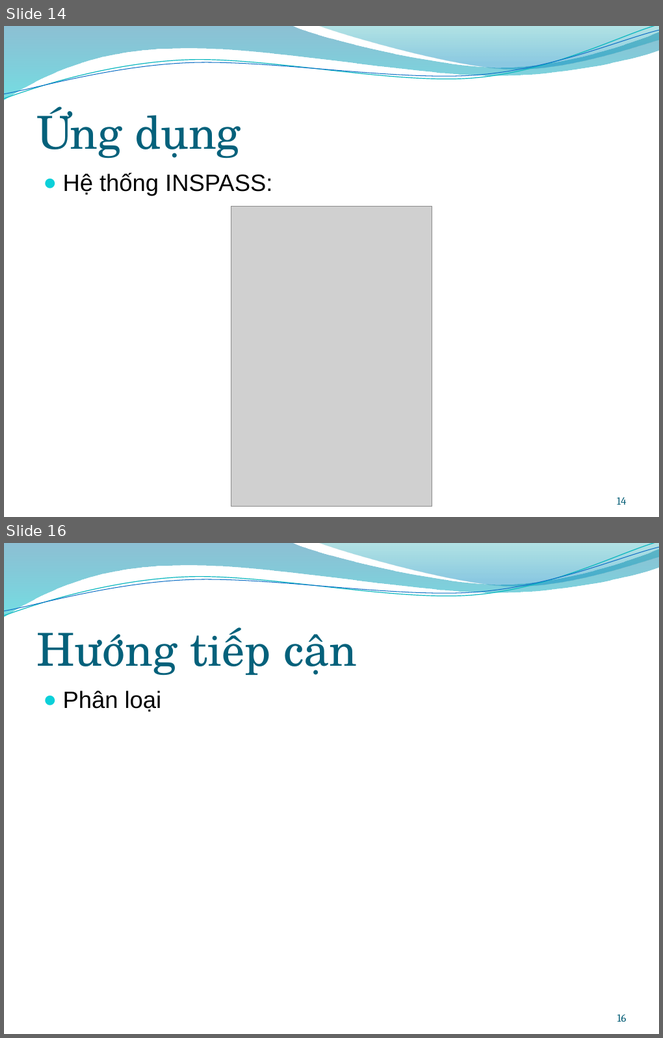
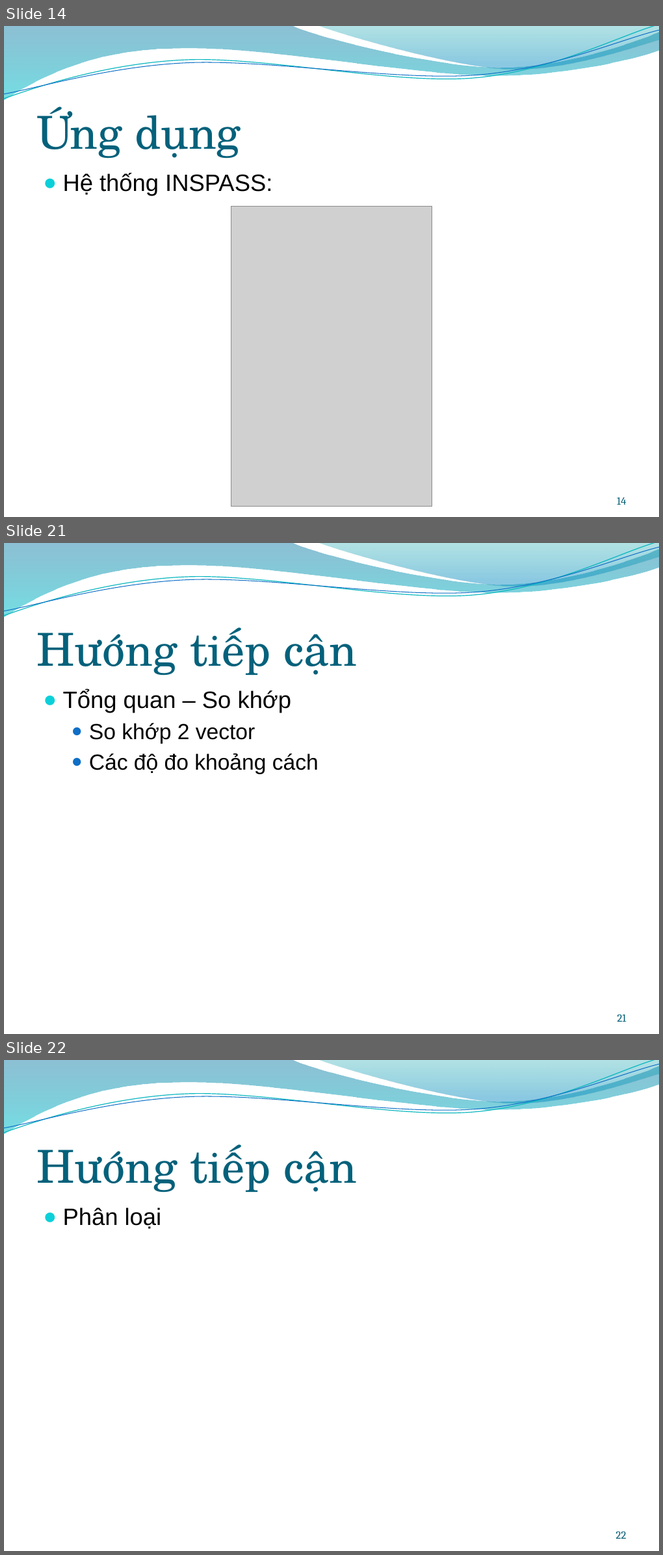
Before and after one commit to trianindiaputra/handgeometry, a slide deck: Documentation/presentation.pptx. Shown one above the other, each under a label of ours: slides 14 and 16 before the commit, slides 14, 21 and 22 after it; the slides between them are not shown. The pictures are 663x1038 and 663x1555 pixels, drawn with LibreOffice and Linux fonts; fonts in the diff are those of the drawing; grey boxes stand for pictures; background and template pictures are left out. Boxes give left, top, right and bottom in pixels: in the first picture for what was removed or moved away, otherwise in the second. Text is boxed around its words. In the diff, an @@ line names an element or a change of style, - is before the commit and + after.

```diff
--- a/Documentation/presentation.pptx
+++ b/Documentation/presentation.pptx
@@ slide 21 added at box(4, 543, 659, 1034), background picture (left out); not listed: 4 template elements that a slide beside it also shows @@
@@ title added at box(36, 627, 357, 676), 50 pt, text #04617B @@
+Hướng tiếp cận
@@ text added at box(63, 690, 319, 774), 24 pt, text #000000 @@
+● Tổng quan – So khớp
+  ● So khớp 2 vector
+  ● Các độ đo khoảng cách
@@ page number added at box(618, 1014, 627, 1022), 12 pt, text #045D75 @@
+21
@@ what was slide 16 is now slide 22 @@
@@ page number at box(616, 1531, 627, 1539): text changed @@
-16
+22
```
Also in this commit, not shown: 1 slide changed, 5 other slides added, 1 other file.
